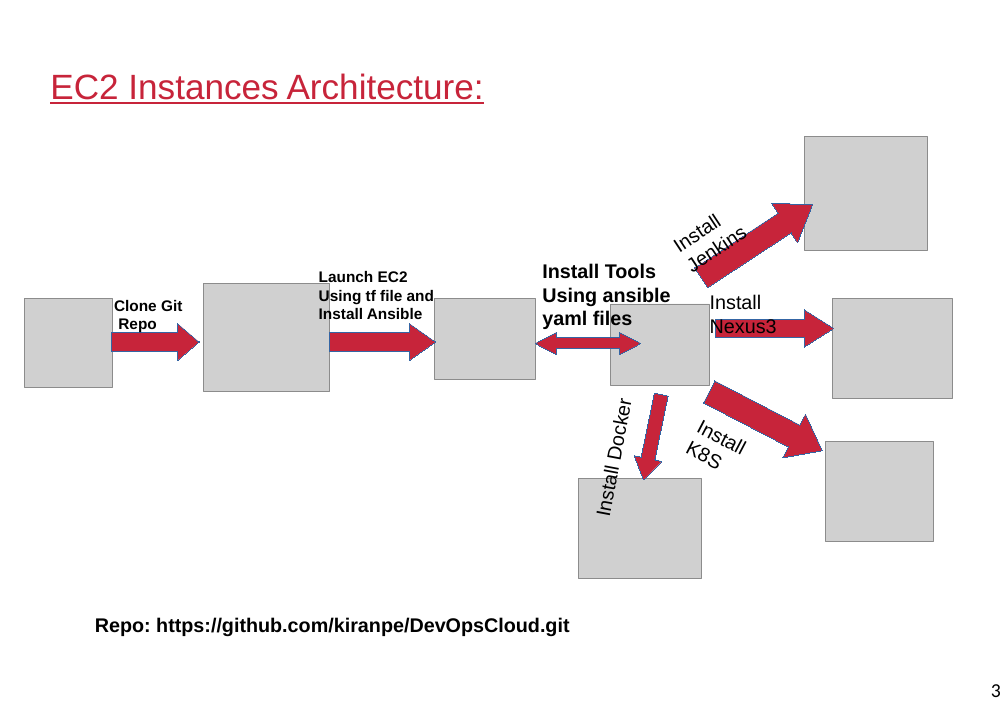
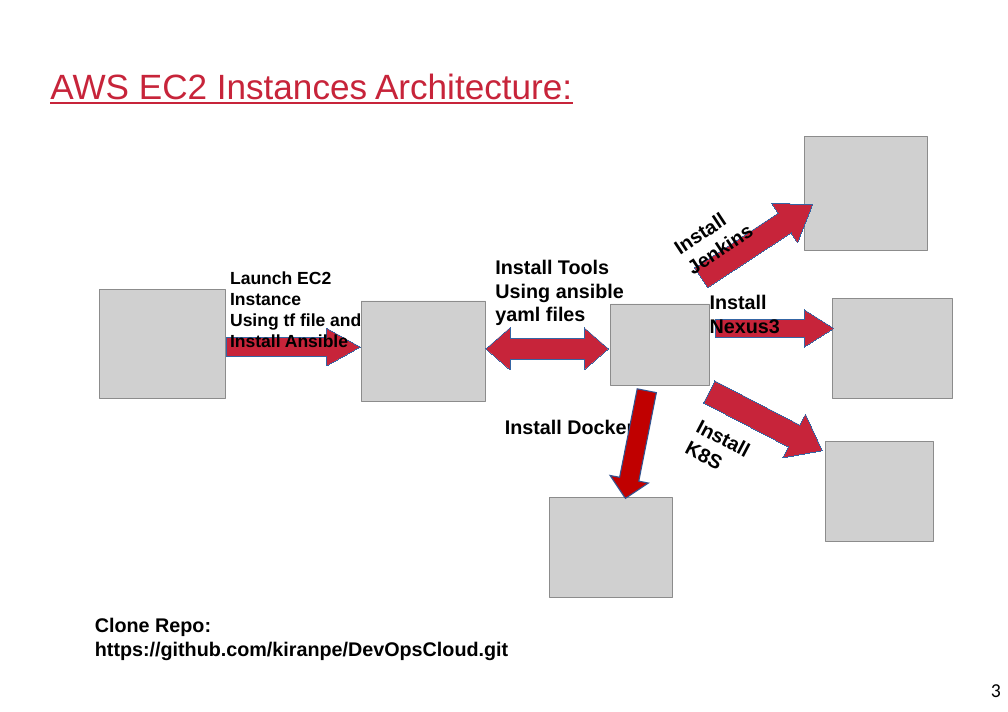
Before and after one commit to kiranpe/DevOpsCloud, a slide deck: slide 3 of DevOpsDoc.pptx. Drawn at 1008x712 pixels with LibreOffice and Linux fonts; fonts in the diff are those of the drawing; grey boxes stand for pictures; background and template pictures are left out. Boxes give left, top, right and bottom in pixels: in the first picture for what was removed or moved away, otherwise in the second. Text is boxed around its words. In the diff, an @@ line names an element or a change of style, - is before the commit and + after.

```diff
--- a/DevOpsDoc.pptx
+++ b/DevOpsDoc.pptx
@@ title at (50,73,572,104): text changed @@
-EC2 Instances Architecture:
+AWS EC2 Instances Architecture:
@@ text "Launch EC2 Instance": place and size @@
-text "Launch EC2 Instance" at (319,271,434,323)
+text "Launch EC2 Instance" at (230,271,361,347)
@@ text "Install Tools": place and size @@
-text "Install Tools" at (542,263,671,330)
+text "Install Tools" at (495,259,624,325)
@@ picture removed at (24,299,111,388) @@
@@ picture: place and size @@
-picture at (203,284,329,392)
+picture at (100,290,226,398)
@@ text at (230,271,331,305): text changed; size 14 to 16 pt @@
-Launch EC2
+Launch EC2 Instance
@@ bold on in 3 elements at (684,407,797,486), (660,163,795,266), (710,294,780,337) @@
@@ freeform shape removed at (112,323,199,360) @@
@@ text removed at (114,300,182,333) @@
-Clone Git
-Repo
@@ freeform shape: place and size @@
-freeform shape at (329,323,435,360)
+freeform shape at (227,329,360,366)
@@ text at (230,313,361,347): size 14 to 16 pt in "Using tf file and", "Install Ansible" @@
@@ picture: place and size @@
-picture at (434,299,535,379)
+picture at (361,301,486,401)
@@ freeform shape: place and size @@
-freeform shape at (535,333,641,355)
+freeform shape at (486,328,608,370)
@@ down arrow added at (606,387,665,502), fill #C00000, outline #325491 1 pt @@
@@ text "Install Docker": place and size @@
-text "Install Docker" at (585,381,662,531)
+text "Install Docker" at (505,419,634,439)
@@ text "Install Docker" at (505,419,634,439): bold on; rotation 280 to 0 degrees @@
@@ freeform shape removed at (630,392,674,483) @@
@@ picture: place and size @@
-picture at (578,479,701,578)
+picture at (550,498,672,597)
@@ text at (95,617,508,661): text changed @@
-Repo: https://github.com/kiranpe/DevOpsCloud.git
+Clone Repo: https://github.com/kiranpe/DevOpsCloud.git
```
Also in this commit, not shown: 15 other slides changed, 1 slide added.
